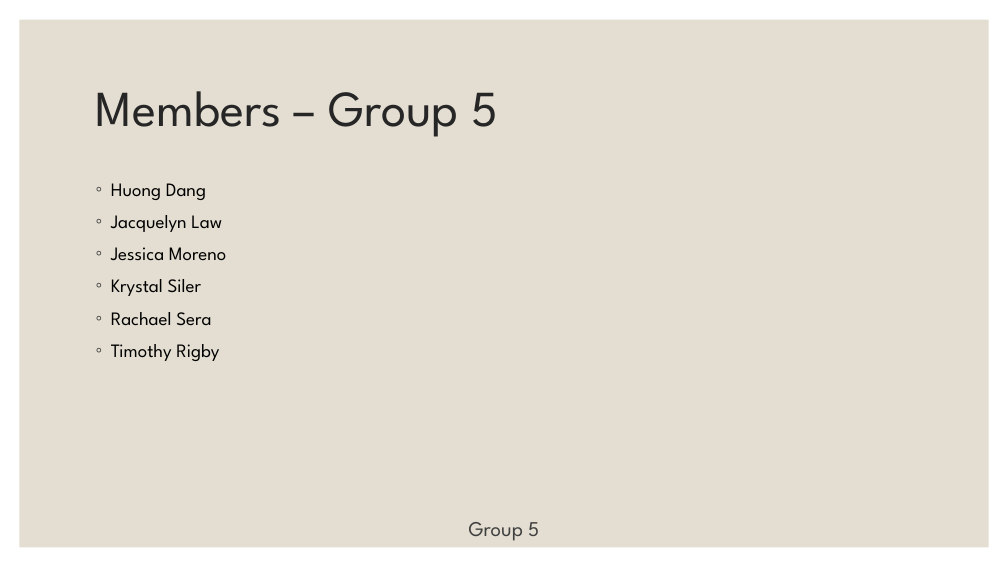
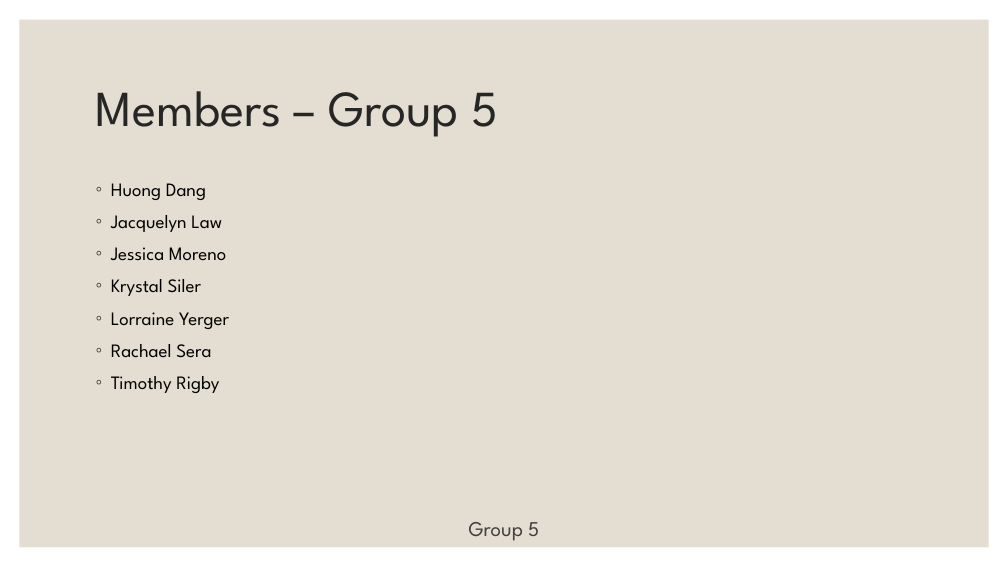
Before and after one commit to rsera/CommunityServiceTracker, a slide deck: slide 2 of Presentation 1.pptx. Drawn at 1008x567 pixels with LibreOffice and Linux fonts; fonts in the diff are those of the drawing. Boxes give left, top, right and bottom in pixels: in the first picture for what was removed or moved away, otherwise in the second. Text is boxed around its words. In the diff, an @@ line names an element or a change of style, - is before the commit and + after.

Commit message:
Updated pptx

```diff
--- a/Presentation 1.pptx
+++ b/Presentation 1.pptx
@@ text at (x1=111, y1=312, x2=229, y2=329): paragraph added @@
+◦ Lorraine Yerger
```
